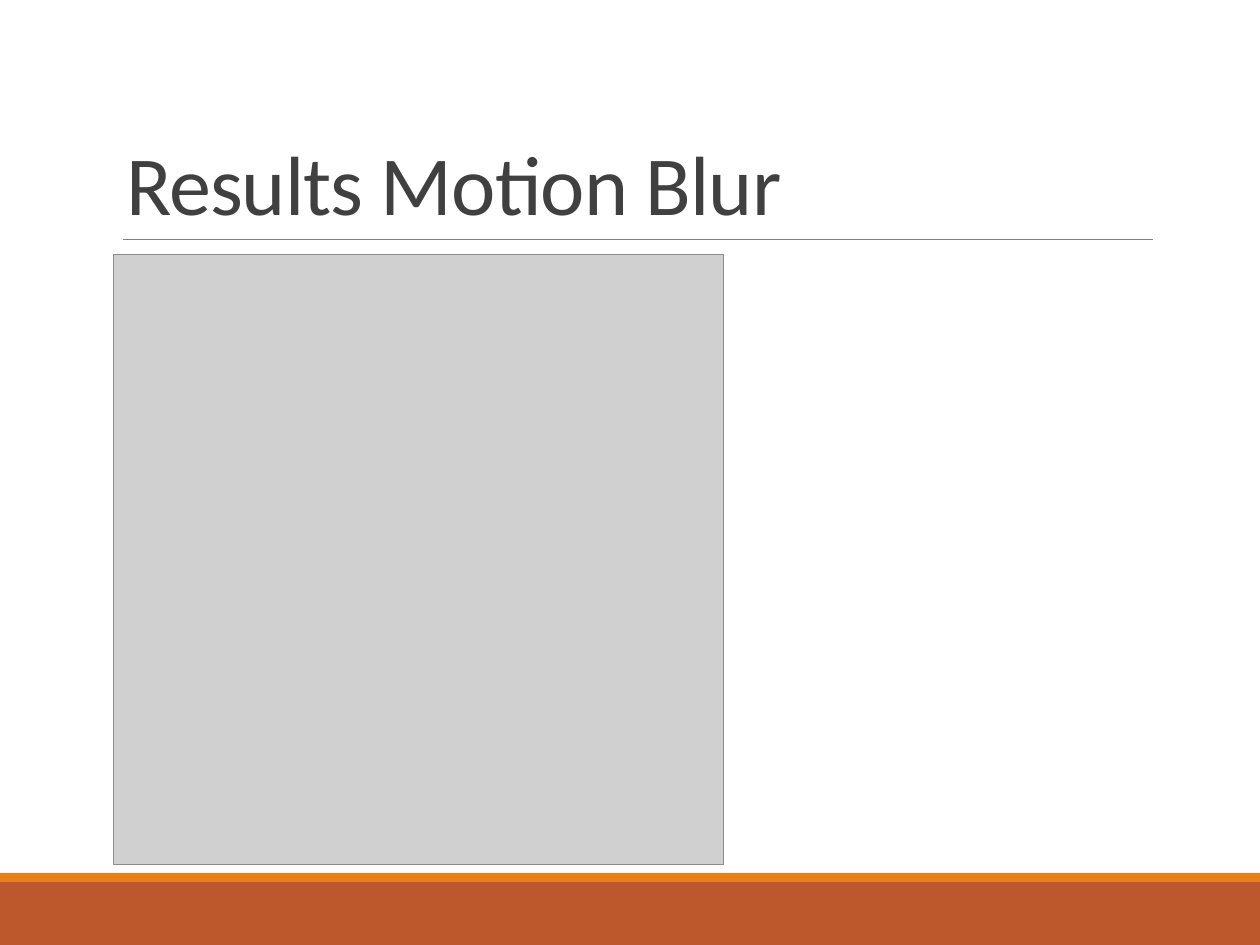
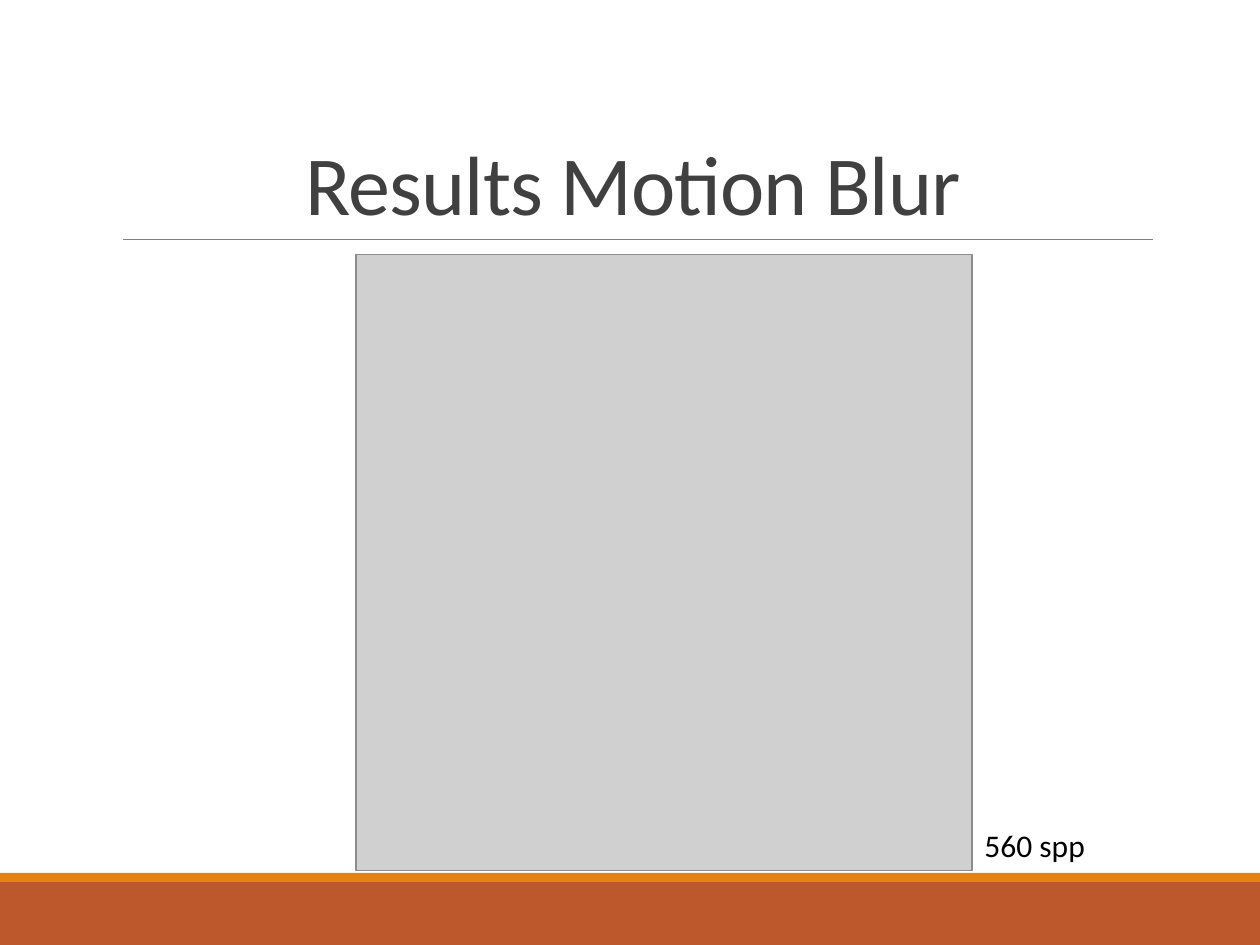
Before and after one commit to Philipp-M/ACG, a slide deck: slide 4 of smallPT_projectACG/presentation/Advanced Computer Graphics.pptx. Drawn at 1260x945 pixels with LibreOffice and Linux fonts; fonts in the diff are those of the drawing; grey boxes stand for pictures. Boxes give left, top, right and bottom in pixels: in the first picture for what was removed or moved away, otherwise in the second. Text is boxed around its words. In the diff, an @@ line names an element or a change of style, - is before the commit and + after.

```diff
--- a/smallPT_projectACG/presentation/Advanced Computer Graphics.pptx
+++ b/smallPT_projectACG/presentation/Advanced Computer Graphics.pptx
@@ title "Results Motion Blur" at [305,156,961,216]: alignment left to centre @@
@@ picture removed at [113,255,723,864] @@
@@ picture added at [355,255,971,871] @@
@@ text added at [984,835,1084,862], 18 pt, text #000000 @@
+560 spp
```
Also in this commit, not shown: 6 other slides changed, 2 slides added, 1 slide removed, 1 other file.
